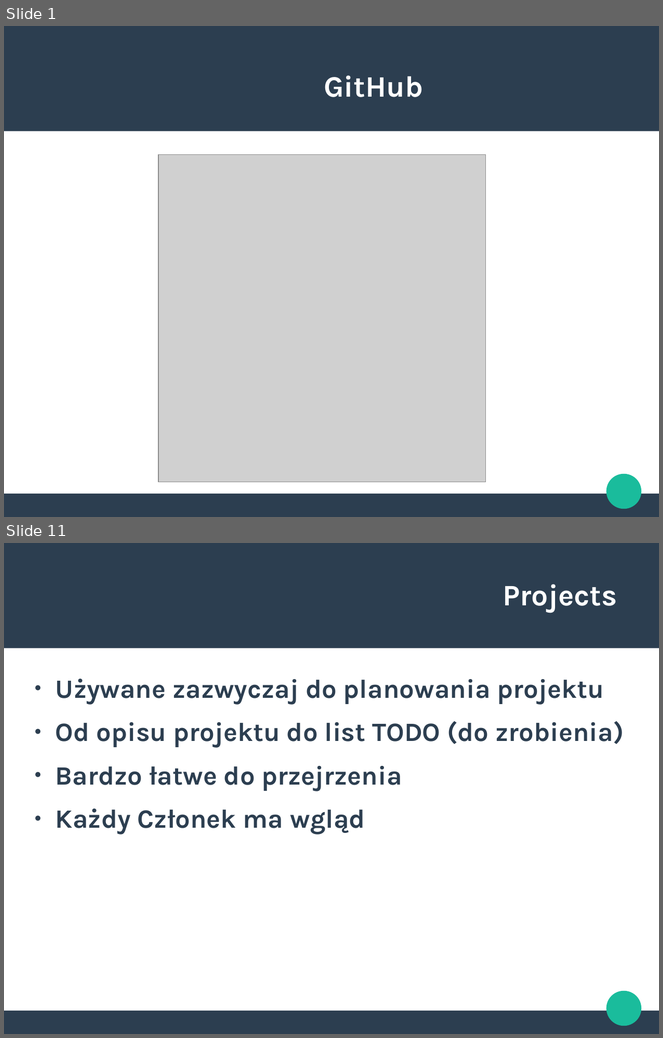
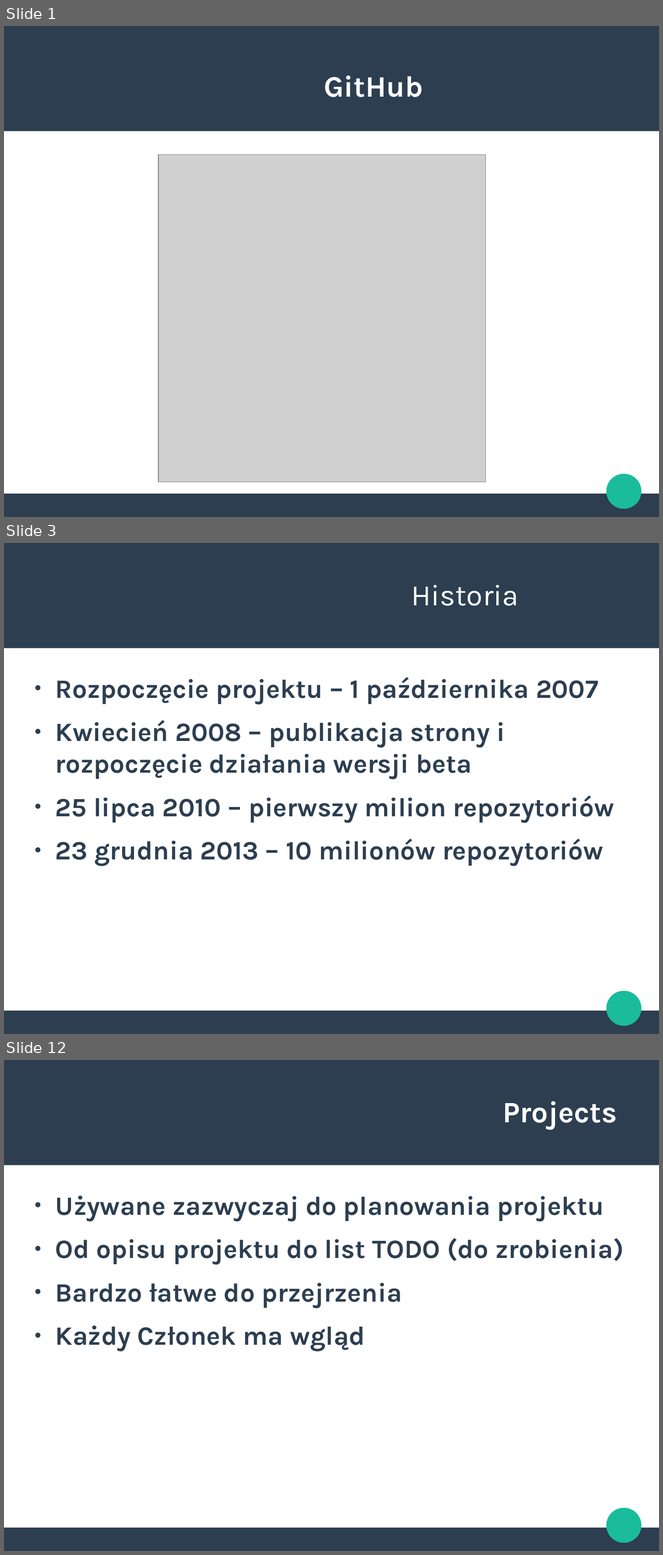
Before and after one commit to PZZProject/ProjecktPrezentacja, a slide deck: PrezentacjaGitHub.odp. Shown one above the other, each under a label of ours: slides 1 and 11 before the commit, slides 1, 3 and 12 after it; the slides between them are not shown. The pictures are 663x1038 and 663x1555 pixels, drawn with LibreOffice and Linux fonts; fonts in the diff are those of the drawing; grey boxes stand for pictures. Boxes give left, top, right and bottom in pixels: in the first picture for what was removed or moved away, otherwise in the second. Text is boxed around its words. In the diff, an @@ line names an element or a change of style, - is before the commit and + after.

```diff
--- a/PrezentacjaGitHub.odp
+++ b/PrezentacjaGitHub.odp
@@ slide 3 added at <box>4,543,659,1034</box>, background #FFFFFF; not listed: 3 template elements that a slide beside it also shows @@
@@ title added at <box>411,585,519,606</box>, 36 pt, text #FFFFFF @@
+Historia
@@ text added at <box>55,677,614,866</box>, 32 pt, text #2C3E50, bold @@
+● Rozpoczęcie projektu – 1 października 2007
+● Kwiecień 2008 – publikacja strony i rozpoczęcie działania wersji beta
+● 25 lipca 2010 – pierwszy milion repozytoriów
+● 23 grudnia 2013 – 10 milionów repozytoriów
@@ what was slide 11 is now slide 12 @@
```
Also in this commit, not shown: 8 slides changed, 3 other slides added, 4 slides removed.
